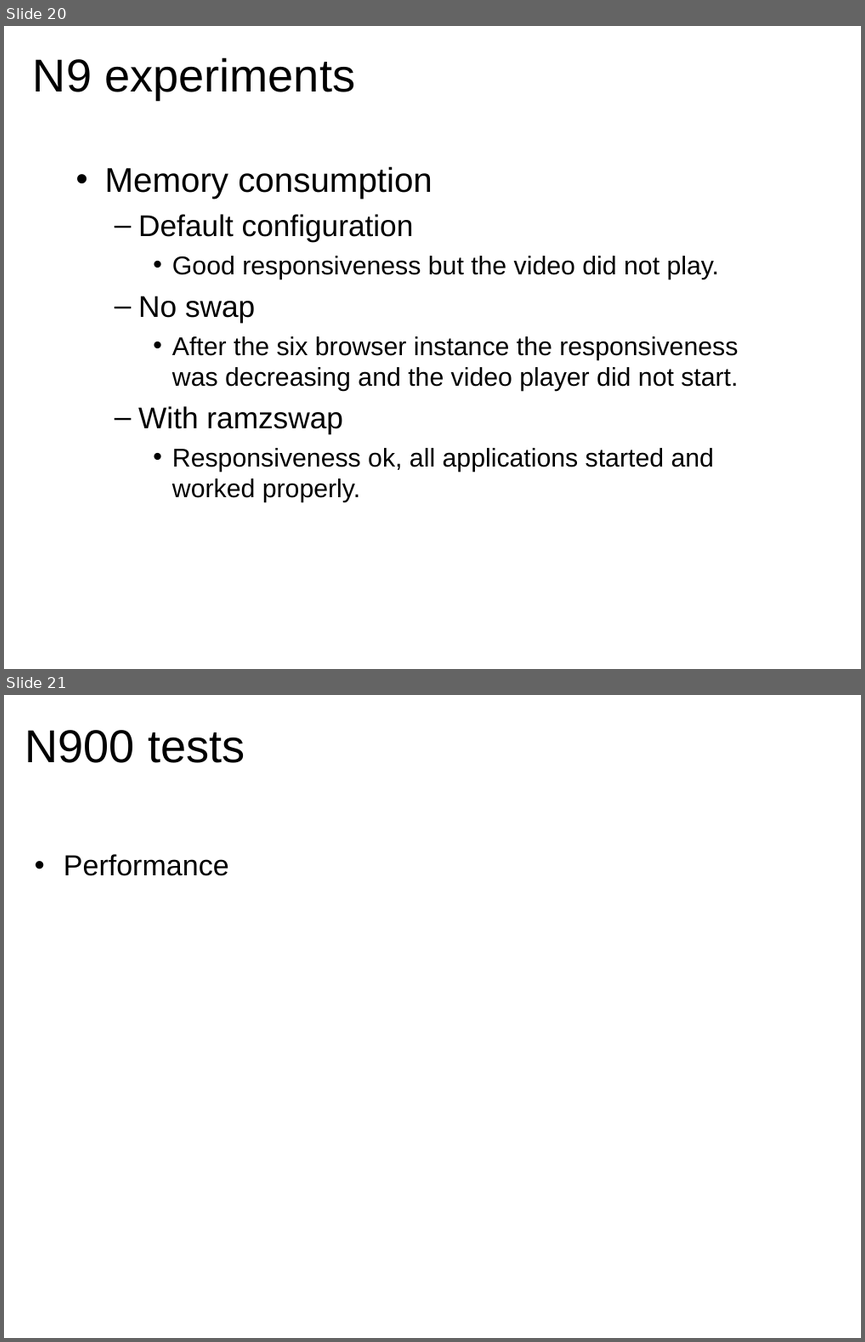
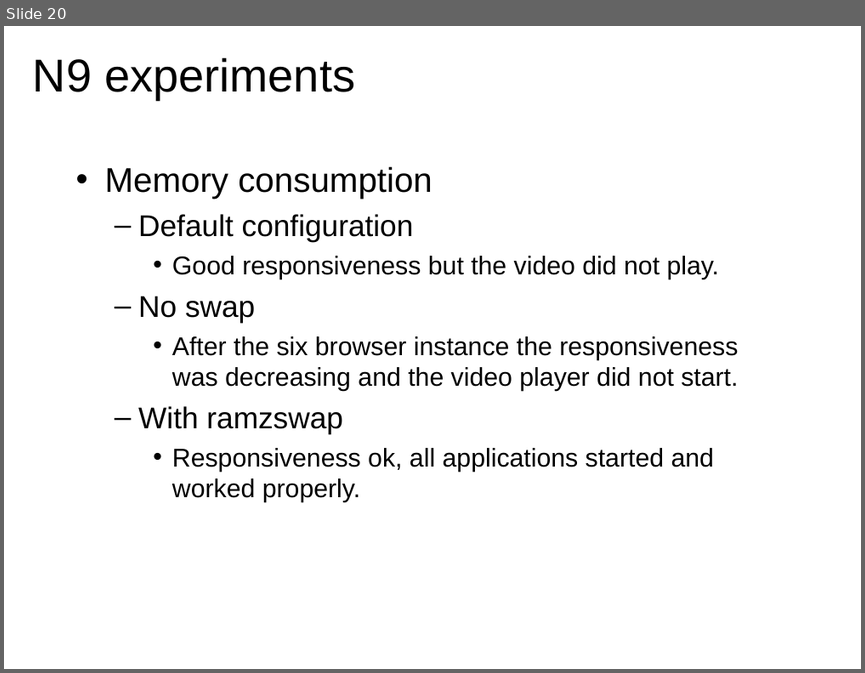
Before and after one commit to briglia/LinuxCon2011, a slide deck: linuxcon2011.odp. Shown one above the other, each under a label of ours: slides 20 and 21 before the commit, slide 20 after it. The pictures are 865x1342 and 865x673 pixels, drawn with LibreOffice and Linux fonts; fonts in the diff are those of the drawing. Boxes give left, top, right and bottom in pixels: in the first picture for what was removed or moved away, otherwise in the second. Text is boxed around its words. In the diff, an @@ line names an element or a change of style, - is before the commit and + after.

```diff
--- a/linuxcon2011.odp
+++ b/linuxcon2011.odp
@@ slide 21 removed at [4, 695, 861, 1338], background #FFFFFF @@
@@ title removed at [25, 730, 245, 763] @@
-N900 tests
@@ text removed at [64, 854, 229, 876] @@
-  • Performance
```
Also in this commit, not shown: 3 slides changed, 6 slides added.
